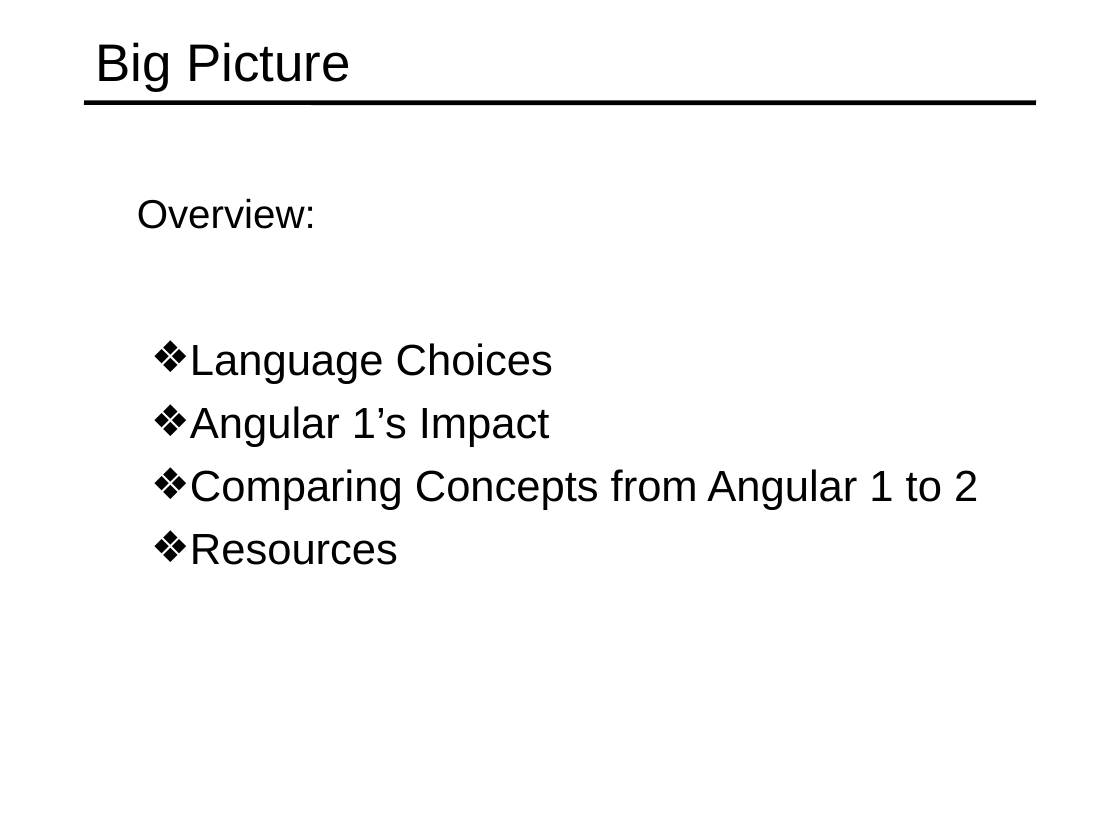
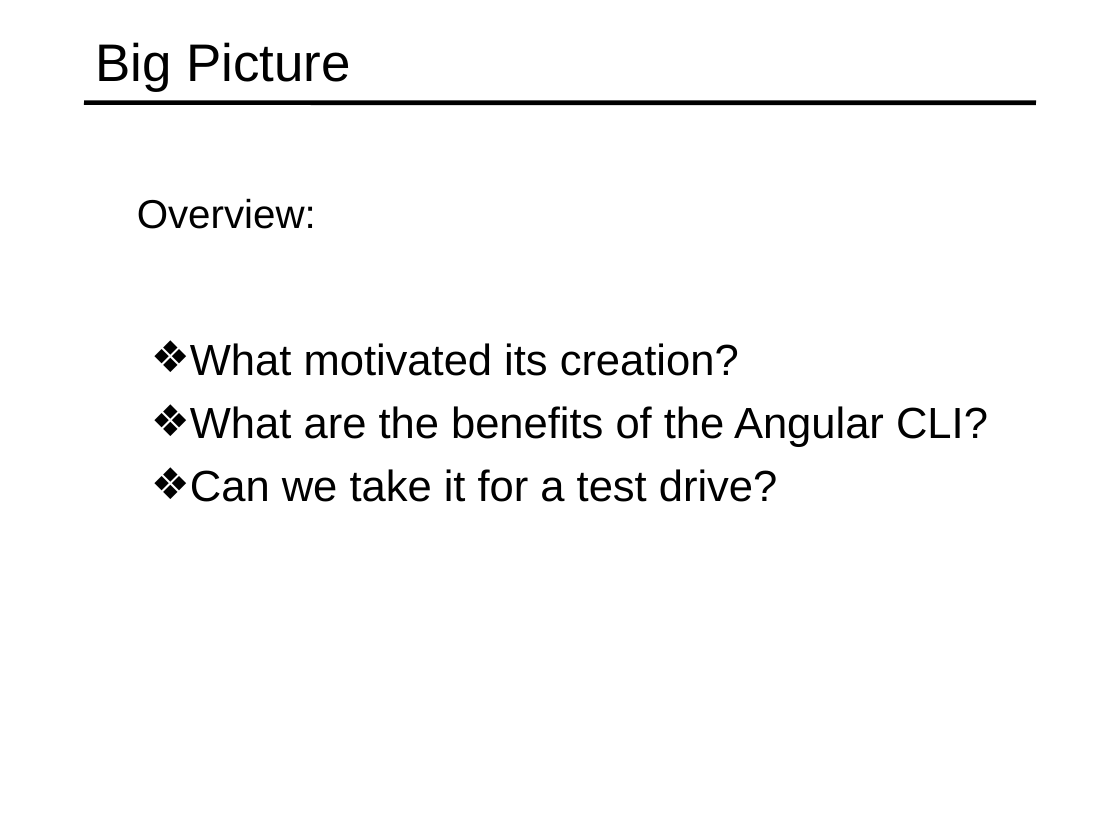
Before and after one commit to specter01wj/Jago_Link_Training, a slide deck: slide 3 of Angular/Angular7/Angular CLI/1.Overview/L1_Overview.ppt. Drawn at 1120x840 pixels with LibreOffice and Linux fonts; fonts in the diff are those of the drawing. Boxes give left, top, right and bottom in pixels: in the first picture for what was removed or moved away, otherwise in the second. Text is boxed around its words. In the diff, an @@ line names an element or a change of style, - is before the commit and + after.

```diff
--- a/Angular/Angular7/Angular CLI/1.Overview/L1_Overview.ppt
+++ b/Angular/Angular7/Angular CLI/1.Overview/L1_Overview.ppt
@@ text at box(190, 343, 988, 502): text changed @@
-  ❖ Language Choices
-  ❖ Angular 1’s Impact
-  ❖ Comparing Concepts from Angular 1 to 2
-  ❖ Resources
+  ❖ What motivated its creation?
+  ❖ What are the benefits of the Angular CLI?
+  ❖ Can we take it for a test drive?
```
Also in this commit, not shown: 37 other files.
